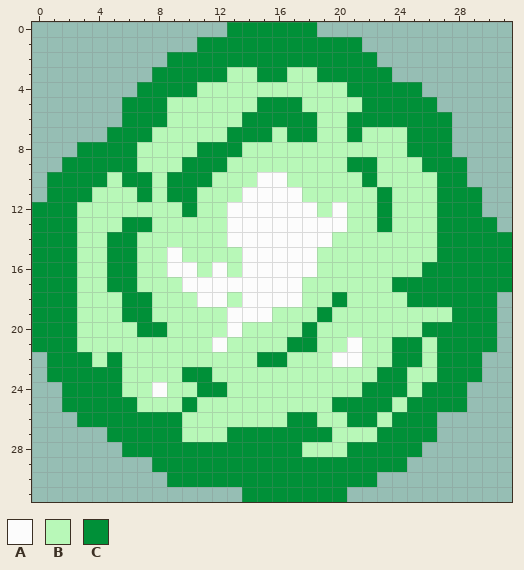
One commit to this pixel-art sprite: CSCCDC-pk3/sprites/korby/weapon/copywep/COMEZ0.png. The picture above is the old version.
The file is 32x32 pixels. Colours within 5 levels of each other are drawn and written as one.
Palette (. is transparent): A #fcfcfc  B #b8f8b8  C #009038
Pixels before, first column x 0:
 0 .............CCCCCC.............
 1 ...........CCCCCCCCCCC..........
 2 .........CCCCCCCCCCCCCC.........
 3 ........CCCCCBBCCBBCCCCC........
 4 .......CCCCBBBBBBBBBBCCCCC......
 5 ......CCCBBBBBBCCCBBBBCCCCC.....
 6 ......CCCBBBBBCCCCCBBCCCCCCC....
 7 .....CCCBBBBBCCCBCCBBCBBBCCC....
 8 ...CCCCBBBBCCCBBBBBBBBBBBCCC....
 9 ..CCCCCBBBCCCBBBBBBBBCCBBBCCC...
10 .CCCCBCCBCCCBBBAABBBBBCBBBBCC...
11 .CCCBBBCBCCBBBAAAABBBBBCBBBCCC..
12 CCCBBBBBBBCBBAAAAAABABBCBBBCCC..
13 CCCBBBCCBBBBBAAAAAAAABBCBBBCCCC.
14 CCCBBCCBBBBBBAAAAAAABBBBBBBCCCCC
15 CCCBBCCBBABBBBAAAAABBBBBBBBCCCCC
16 CCCBBCCBBAABABAAAAABBBBBBBCCCCCC
17 CCCBBCCBBBAAAAAAAABBBBBBCCCCCCCC
18 CCCBBBCCBBBAABAAAABBCBBBBCCCCCC.
19 CCCBBBCCBBBBBAAABBBCBBBBBBBBCCC.
20 CCCBBBBCCBBBBABBBBCBBBBBBBCCCCC.
21 CCCBBBBBBBBBABBBBCCBBABBCCBCCCC.
22 .CCCBCBBBBBBBBBCCBBBAABBCCBCCC..
23 .CCCCCBBBBCCBBBBBBBBBBBCCBBCCC..
24 ..CCCCBBABBCCBBBBBBBBBCCCBCCC...
25 ..CCCCCBBBCBBBBBBBBBCCCCBCCCC...
26 ...CCCCCCCBBBBBBBCCBBCCBCCC.....
27 .....CCCCCBBBCCCCCCCBBBCCCC.....
28 ......CCCCCCCCCCCCBBBCCCCC......
29 ........CCCCCCCCCCCCCCCCC.......
30 .........CCCCCCCCCCCCCC.........
31 ..............CCCCCCC...........
After:
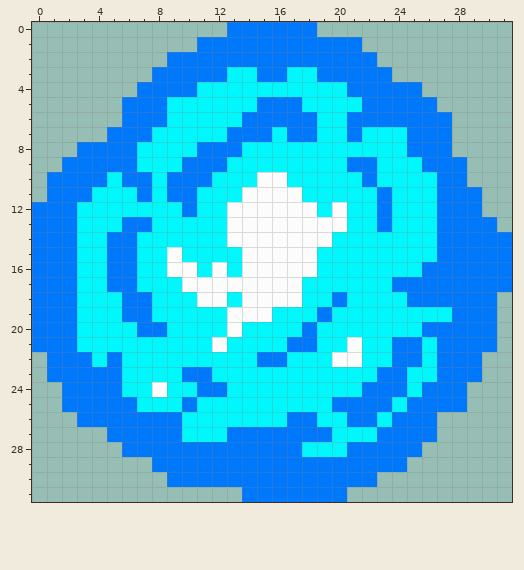
The exact change:
colour B: #b8f8b8 -> #00f8fc
colour C: #009038 -> #0078fc
Boxes around the changes in both pictures, in picture pixels (x1, y1, x2, y2):
changed: (32, 22, 512, 502)
